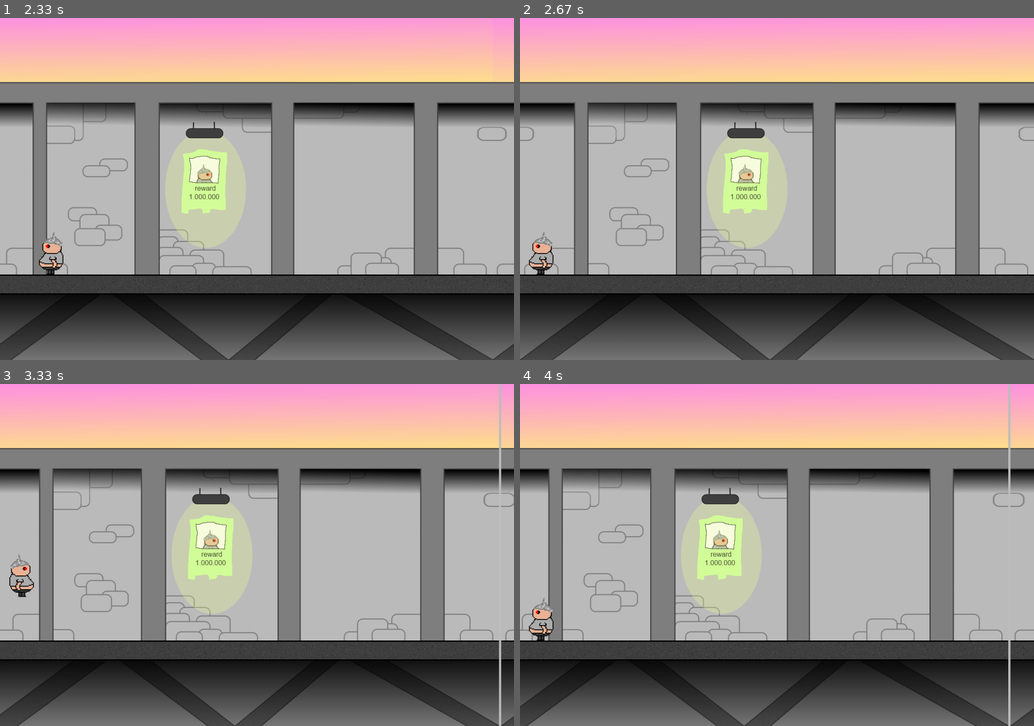
Above: before the commit, frames 1-4 (two rows, left to right).
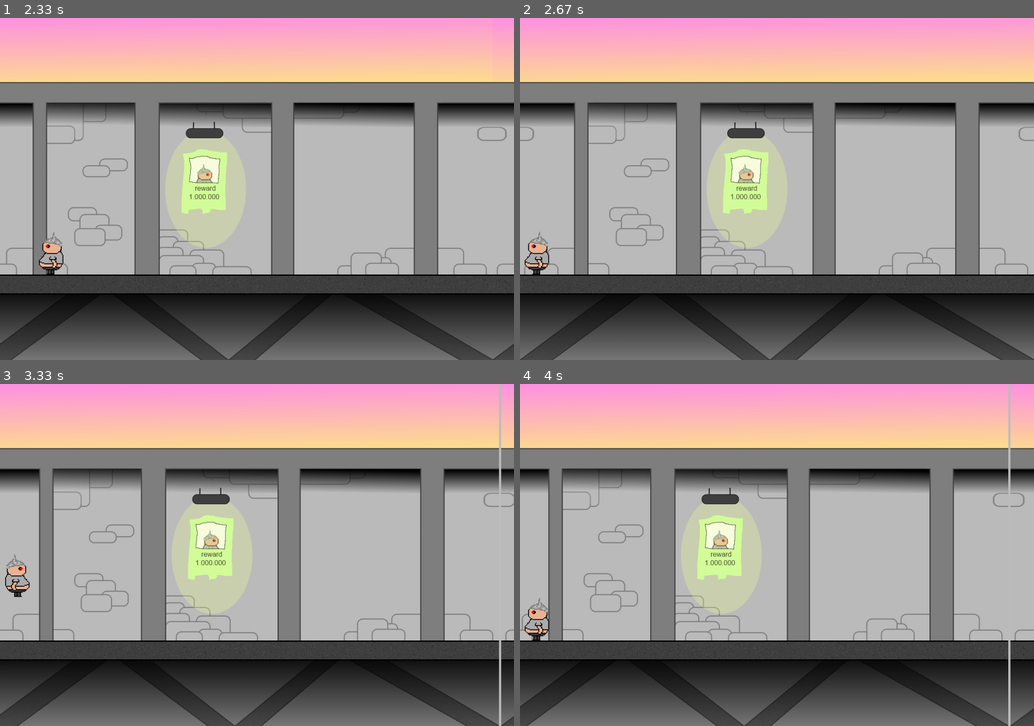
Above: after the commit, the same moments.

Repository: NikMatyukhin/true_pygame
Game: pygame game, started from src/main.py
Two runs of this game, one before a commit and one after it. Both use one fixed random seed, a clock stepped at 60 frames per second and the inputs below.
Inputs:
- Up to frame 1 (2.33 s): hold Right 0.33-0.8 s; hold Up 0.83-1.13 s; hold Right 1.17-1.63 s; hold Left 1.67-2.2 s; hold Left from 2.23 s (still down)
- Up to frame 2 (2.67 s): release Left at 2.63 s
- Up to frame 3 (3.33 s): hold Up 2.67-3.03 s; hold Right from 3.07 s (still down)
- Up to frame 4 (4 s): release Right at 3.7 s; hold Left from 3.73 s (still down)

Frame 1 is identical in both runs. In frame 2, 0.3% of the frame differs, in the area x 0-7%, y 62-75%; in frame 3, 0.3%; in frame 4, 0.3%.

Commit message:
исправил лунную походку, не исправил прилипание.

Diff:
--- a/src/player.py
+++ b/src/player.py
@@ -81,7 +81,7 @@
                 self.vertical_impulse += 0.98
 
         # если внутри экрана и нажато влево
-        elif self.rect.left > 0 and keys[pygame.K_LEFT]:
+        elif self.rect.left >= 0 and keys[pygame.K_LEFT]:
             # двигаем влево и по надобности флипаем картинку
             self.rect.move_ip(-self.moving_speed, 0)
             if self.go_to_right:
@@ -89,7 +89,7 @@
             self.go_to_right = False
 
         # если внутри экрана и нажато вправо
-        elif self.rect.right < self.screen_width and keys[pygame.K_RIGHT]:
+        elif self.rect.right <= self.screen_width and keys[pygame.K_RIGHT]:
             # двигаем влево и по надобности флипаем картинку
             self.rect.move_ip(self.moving_speed, 0)
             if not self.go_to_right:
